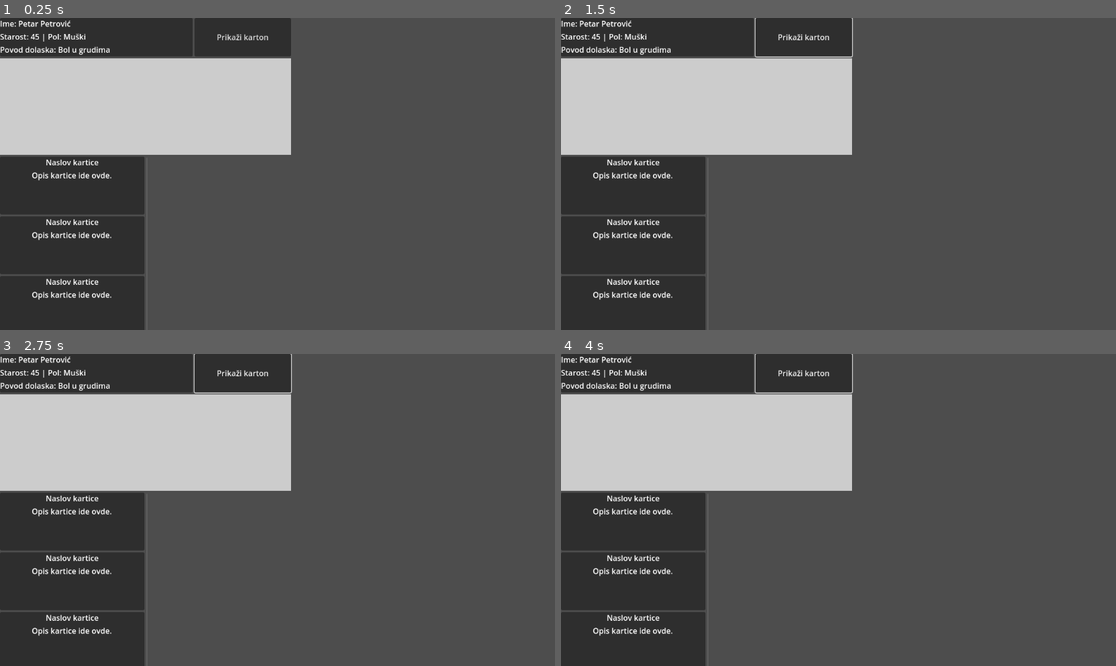
Above: before the commit, frames 1-4 (two rows, left to right).
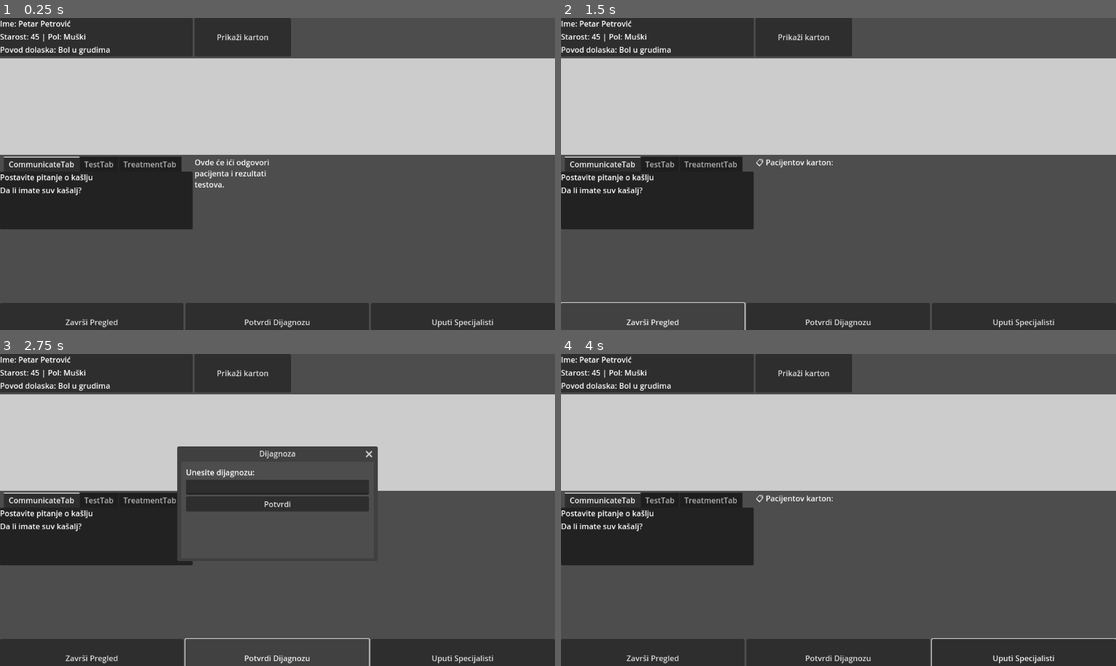
Above: after the commit, the same moments.

Repository: HugeLemur/doctor-card-game
Game: Godot game, scene res://scenes/game.tscn
Two runs of this game, one before a commit and one after it. Both use one fixed random seed, a clock stepped at 60 frames per second and the inputs below.
Inputs (mouse positions are in pixels of both pictures, inside the frame that each line leads up to):
- Up to frame 1 (0.25 s): no input
- Up to frame 2 (1.5 s): click "Prikaži karton" at 0.5 s; click (655, 323) at 1.25 s, where only the run after the commit has a clickable "Završi Pregled"
- Up to frame 3 (2.75 s): click (277, 659) at 2 s, where only the run after the commit has a clickable "Potvrdi Dijagnozu"
- Up to frame 4 (4 s): click (1021, 659) at 2.75 s, where only the run after the commit has a clickable "Uputi Specijalisti"; click (838, 503) at 3.5 s, where only the run after the commit has a clickable "Potvrdi"

The runs differ from the first frame. In frame 1, 30% of the frame differs, in the area x 0-100%, y 12-100%; in frame 2, 30%; in frame 3, 30%; in frame 4, 30%.

Commit message:
Dodate izmene: fiksiran layout, popup, gameplay loop

Diff:
--- a/scenes/backup/Game.tscn
+++ /dev/null
@@ -1,61 +0,0 @@
-[gd_scene load_steps=2 format=3 uid="uid://7xxcbpb606ei"]
-
-[ext_resource type="Script" uid="uid://bvfpfcp5xhl3s" path="res://scripts/game.gd" id="1"]
-
-[node name="Game" type="Control"]
-layout_mode = 3
-anchors_preset = 0
-script = ExtResource("1")
-
-[node name="MarginContainer" type="MarginContainer" parent="."]
-layout_mode = 0
-anchor_right = 1.0
-anchor_bottom = 1.0
-
-[node name="VBoxContainer" type="VBoxContainer" parent="MarginContainer"]
-layout_mode = 2
-
-[node name="TopBar" type="HBoxContainer" parent="MarginContainer/VBoxContainer"]
-custom_minimum_size = Vector2(0, 80)
-layout_mode = 2
-
-[node name="PatientInfoPanel" type="PanelContainer" parent="MarginContainer/VBoxContainer/TopBar"]
-layout_mode = 2
-
-[node name="MedicalRecordButton" type="Button" parent="MarginContainer/VBoxContainer/TopBar"]
-custom_minimum_size = Vector2(200, 80)
-layout_mode = 2
-text = "Prikaži karton"
-
-[node name="PatientPortrait" type="ColorRect" parent="MarginContainer/VBoxContainer"]
-custom_minimum_size = Vector2(0, 200)
-layout_mode = 2
-color = Color(0.8, 0.8, 0.8, 1)
-
-[node name="MainArea" type="HBoxContainer" parent="MarginContainer/VBoxContainer"]
-custom_minimum_size = Vector2(0, 400)
-layout_mode = 2
-
-[node name="CardZone" type="VBoxContainer" parent="MarginContainer/VBoxContainer/MainArea"]
-custom_minimum_size = Vector2(300, 0)
-layout_mode = 2
-
-[node name="ResponsePanel" type="RichTextLabel" parent="MarginContainer/VBoxContainer/MainArea"]
-layout_mode = 2
-text = "Ovde će ići odgovori pacijenta i rezultati testova."
-
-[node name="ActionBar" type="HBoxContainer" parent="MarginContainer/VBoxContainer"]
-custom_minimum_size = Vector2(0, 80)
-layout_mode = 2
-
-[node name="EndTurnButton" type="Button" parent="MarginContainer/VBoxContainer/ActionBar"]
-layout_mode = 2
-text = "Završi Pregled"
-
-[node name="ConfirmDiagnosisButton" type="Button" parent="MarginContainer/VBoxContainer/ActionBar"]
-layout_mode = 2
-text = "Potvrdi Dijagnozu"
-
-[node name="ReferButton" type="Button" parent="MarginContainer/VBoxContainer/ActionBar"]
-layout_mode = 2
-text = "Uputi Specijalisti"
--- a/scenes/card.tscn
+++ b/scenes/card.tscn
@@ -13,15 +13,6 @@
 
 [node name="Title" type="Label" parent="VBoxContainer"]
 layout_mode = 2
-size_flags_horizontal = 3
-text = "Naslov kartice"
-horizontal_alignment = 1
-autowrap_mode = 1
 
 [node name="Description" type="Label" parent="VBoxContainer"]
 layout_mode = 2
-size_flags_horizontal = 3
-text = "Opis kartice ide ovde."
-horizontal_alignment = 1
-vertical_alignment = 1
-autowrap_mode = 1
--- a/scenes/game.tscn
+++ b/scenes/game.tscn
@@ -1,11 +1,16 @@
-[gd_scene load_steps=3 format=3 uid="uid://7xxcbpb606ei"]
+[gd_scene load_steps=3 format=3 uid="uid://dhds4chkq3m44"]
 
 [ext_resource type="Script" uid="uid://bvfpfcp5xhl3s" path="res://scripts/game.gd" id="1"]
 [ext_resource type="PackedScene" uid="uid://dvbyvnbli2xio" path="res://scenes/PatientInfoPanel.tscn" id="2"]
 
 [node name="Game" type="Control"]
+custom_minimum_size = Vector2(0, 9.485)
 layout_mode = 3
-anchors_preset = 0
+anchor_right = 1.0
+anchor_bottom = 1.068
+offset_bottom = -0.0640259
+size_flags_horizontal = 3
+size_flags_vertical = 3
 script = ExtResource("1")
 
 [node name="MarginContainer" type="MarginContainer" parent="."]
@@ -34,14 +39,33 @@
 color = Color(0.8, 0.8, 0.8, 1)
 
 [node name="MainArea" type="HBoxContainer" parent="MarginContainer/VBoxContainer"]
-custom_minimum_size = Vector2(0, 400)
+custom_minimum_size = Vector2(0, 300)
 layout_mode = 2
 
 [node name="CardZone" type="VBoxContainer" parent="MarginContainer/VBoxContainer/MainArea"]
-custom_minimum_size = Vector2(300, 0)
+custom_minimum_size = Vector2(400, 0)
 layout_mode = 2
 
+[node name="TabContainer" type="TabContainer" parent="MarginContainer/VBoxContainer/MainArea/CardZone"]
+layout_mode = 2
+current_tab = 0
+
+[node name="CommunicateTab" type="VBoxContainer" parent="MarginContainer/VBoxContainer/MainArea/CardZone/TabContainer"]
+layout_mode = 2
+metadata/_tab_index = 0
+
+[node name="TestTab" type="VBoxContainer" parent="MarginContainer/VBoxContainer/MainArea/CardZone/TabContainer"]
+visible = false
+layout_mode = 2
+metadata/_tab_index = 1
+
+[node name="TreatmentTab" type="VBoxContainer" parent="MarginContainer/VBoxContainer/MainArea/CardZone/TabContainer"]
+visible = false
+layout_mode = 2
+metadata/_tab_index = 2
+
 [node name="ResponsePanel" type="RichTextLabel" parent="MarginContainer/VBoxContainer/MainArea"]
+custom_minimum_size = Vector2(200, 0)
 layout_mode = 2
 text = "Ovde će ići odgovori pacijenta i rezultati testova."
 
@@ -51,12 +75,43 @@
 
 [node name="EndTurnButton" type="Button" parent="MarginContainer/VBoxContainer/ActionBar"]
 layout_mode = 2
+size_flags_horizontal = 3
 text = "Završi Pregled"
 
 [node name="ConfirmDiagnosisButton" type="Button" parent="MarginContainer/VBoxContainer/ActionBar"]
 layout_mode = 2
+size_flags_horizontal = 3
 text = "Potvrdi Dijagnozu"
 
 [node name="ReferButton" type="Button" parent="MarginContainer/VBoxContainer/ActionBar"]
 layout_mode = 2
+size_flags_horizontal = 3
 text = "Uputi Specijalisti"
+
+[node name="DiagnosisPopup" type="Window" parent="MarginContainer/VBoxContainer"]
+title = "Dijagnoza"
+size = Vector2i(400, 200)
+visible = false
+
+[node name="PopupMargin" type="MarginContainer" parent="MarginContainer/VBoxContainer/DiagnosisPopup"]
+anchors_preset = 15
+anchor_right = 1.0
+anchor_bottom = 1.0
+offset_left = 10.0
+offset_top = 10.0
+offset_right = -10.0
+offset_bottom = -10.0
+
+[node name="VBoxContainer" type="VBoxContainer" parent="MarginContainer/VBoxContainer/DiagnosisPopup/PopupMargin"]
+layout_mode = 2
+
+[node name="Label" type="Label" parent="MarginContainer/VBoxContainer/DiagnosisPopup/PopupMargin/VBoxContainer"]
+layout_mode = 2
+text = "Unesite dijagnozu:"
+
+[node name="DiagnosisLineEdit" type="LineEdit" parent="MarginContainer/VBoxContainer/DiagnosisPopup/PopupMargin/VBoxContainer"]
+layout_mode = 2
+
+[node name="DiagnosisConfirmButton" type="Button" parent="MarginContainer/VBoxContainer/DiagnosisPopup/PopupMargin/VBoxContainer"]
+layout_mode = 2
+text = "Potvrdi"
--- a/scripts/card.gd
+++ b/scripts/card.gd
@@ -1,4 +1,7 @@
 extends Panel
+
+signal card_clicked(data)
+signal card_activated(data) # Novi signal za dupli klik
 
 var card_data: Dictionary
 
@@ -8,12 +11,19 @@
 func setup(data: Dictionary):
 	card_data = data
 
-	if title_label == null:
+	if title_label:
+		title_label.text = data.get("name", "Nepoznata kartica")
+	else:
 		push_error("❌ title_label je null – proveri VBoxContainer/Title!")
+
+	if description_label:
+		description_label.text = data.get("description", "")
 	else:
-		title_label.text = data.get("name", "Nepoznata kartica")
+		push_error("❌ description_label je null – proveri VBoxContainer/Description!")
 
-	if description_label == null:
-		push_error("❌ description_label je null – proveri VBoxContainer/Description!")
-	else:
-		description_label.text = data.get("description", "")
+func _gui_input(event):
+	if event is InputEventMouseButton and event.pressed and event.button_index == MOUSE_BUTTON_LEFT:
+		if event.double_click:
+			emit_signal("card_activated", card_data)
+		else:
+			emit_signal("card_clicked", card_data)
--- a/scripts/game.gd
+++ b/scripts/game.gd
@@ -1,41 +1,164 @@
 extends Control
 
+# --- UI Node References ---
 @onready var patient_info_panel = $MarginContainer/VBoxContainer/TopBar/PatientInfoPanel
 @onready var record_button = $MarginContainer/VBoxContainer/TopBar/MedicalRecordButton
-@onready var card_zone = $MarginContainer/VBoxContainer/MainArea/CardZone
+@onready var card_zone_tabs = $MarginContainer/VBoxContainer/MainArea/CardZone/TabContainer
+@onready var communicate_tab = card_zone_tabs.get_node("CommunicateTab")
+@onready var test_tab = card_zone_tabs.get_node("TestTab")
+@onready var treatment_tab = card_zone_tabs.get_node("TreatmentTab")
 @onready var response_panel = $MarginContainer/VBoxContainer/MainArea/ResponsePanel
 @onready var end_turn_button = $MarginContainer/VBoxContainer/ActionBar/EndTurnButton
 @onready var confirm_diagnosis_button = $MarginContainer/VBoxContainer/ActionBar/ConfirmDiagnosisButton
 @onready var refer_button = $MarginContainer/VBoxContainer/ActionBar/ReferButton
+@onready var diagnosis_popup = $MarginContainer/VBoxContainer/DiagnosisPopup
+@onready var diagnosis_line_edit = $MarginContainer/VBoxContainer/DiagnosisPopup/PopupMargin/VBoxContainer/DiagnosisLineEdit
+@onready var diagnosis_confirm_button = $MarginContainer/VBoxContainer/DiagnosisPopup/PopupMargin/VBoxContainer/DiagnosisConfirmButton
 
+# --- Gameplay Variables ---
+var selected_card: Control = null
+var medical_record: Array = []
+
+# --- Game Lifecycle ---
 func _ready():
 	print("🎮 Game scene loaded and ready!")
+
+	confirm_diagnosis_button.pressed.connect(_on_confirm_diagnosis_pressed)
+	diagnosis_confirm_button.pressed.connect(_on_diagnosis_confirmed)
+	record_button.pressed.connect(show_medical_record)
 
 	if patient_info_panel.has_method("set_patient_info"):
 		patient_info_panel.set_patient_info("Petar Petrović", 45, "Muški", "Bol u grudima")
 	else:
 		push_error("❌ PatientInfoPanel nema funkciju 'set_patient_info'")
 
+	# Dodavanje testnih kartica
 	add_card_to_zone({
-		"name": "Postavite pitanje o bolu",
-		"description": "Da li imate bol u grudima?",
-		"type": "question"
+		"name": "Postavite pitanje o kašlju",
+		"description": "Da li imate suv kašalj?",
+		"type": "communicate"
 	})
 
 	add_card_to_zone({
-		"name": "Uradite EKG",
-		"description": "Proverava srčanu aktivnost pacijenta.",
+		"name": "Uradite krvnu sliku",
+		"description": "Proverava osnovne parametre u krvi.",
 		"type": "test"
 	})
 
 	add_card_to_zone({
-		"name": "Prepišite paracetamol",
-		"description": "Standardni tretman za temperaturu i bol.",
+		"name": "Prepišite antibiotik",
+		"description": "Tretman za bakterijske infekcije.",
 		"type": "treatment"
 	})
 
+# --- Card Management ---
 func add_card_to_zone(data: Dictionary) -> void:
 	var card_scene = preload("res://scenes/Card.tscn")
 	var card = card_scene.instantiate()
+
+	match data.get("type", ""):
+		"communicate":
+			communicate_tab.add_child(card)
+		"test":
+			test_tab.add_child(card)
+		"treatment":
+			treatment_tab.add_child(card)
+		_:
+			print("⚠️ Nepoznat tip kartice:", data)
+
 	card.setup(data)
-	card_zone.add_child(card)
+
+	card.connect("card_clicked", Callable(self, "_on_card_clicked").bind(card))
+	card.connect("card_activated", Callable(self, "_on_card_activated").bind(card))
+
+# --- Card Interaction ---
+func _on_card_clicked(data: Dictionary, card: Control) -> void:
+	print("🖱️ Kliknuta kartica:", data)
+
+	if selected_card and selected_card.is_inside_tree():
+		selected_card.modulate = Color(1, 1, 1)
+
+	selected_card = card
+	if selected_card:
+		selected_card.modulate = Color(0.7, 0.85, 1.0)
+
+func _on_card_activated(data: Dictionary, card: Control) -> void:
+	print("⚡ Duplo kliknuta kartica:", data)
+
+	match data.get("type", ""):
+		"communicate":
+			print("💬 Postavljamo pitanje pacijentu:", data.get("name"))
+			_ask_patient(data.get("name"))
+
+		"test":
+			print("🧪 Pokrećemo test:", data.get("name"))
+			_run_test(data.get("name"))
+
+		"treatment":
+			print("💊 Primena terapije:", data.get("name"))
+
+			medical_record.append("Terapija: \"" + data.get("name") + "\" primenjena.")
+
+			if card and card.is_inside_tree():
+				card.queue_free()
+
+	if selected_card == card:
+		selected_card = null
+
+func _run_test(test_name: String) -> void:
+	var rng = RandomNumberGenerator.new()
+	rng.randomize()
+
+	var roll = rng.randi_range(1, 100)
+	var result: String
+
+	if roll <= 70:
+		result = "normalan"
+		response_panel.push_color(Color(0, 0.6, 0))
+		response_panel.append_text("✅ Test \"" + test_name + "\" pokazuje normalne rezultate.\n\n")
+	else:
+		result = "abnormalan"
+		response_panel.push_color(Color(0.8, 0, 0))
+		response_panel.append_text("⚠️ Test \"" + test_name + "\" pokazuje abnormalnosti!\n\n")
+
+	response_panel.pop()
+
+	medical_record.append("Test: \"" + test_name + "\" ➔ Rezultat: " + result)
+
+func _ask_patient(question: String) -> void:
+	var rng = RandomNumberGenerator.new()
+	rng.randomize()
+
+	var answer: String
+	var roll = rng.randi_range(1, 100)
+
+	if roll <= 50:
+		answer = "DA"
+	else:
+		answer = "NE"
+
+	response_panel.push_color(Color(0.2, 0.4, 0.8))
+	response_panel.append_text("💬 Na pitanje \"" + question + "\": ✅ Pacijent odgovara: " + answer + "\n\n")
+	response_panel.pop()
+
+	medical_record.append("Pitanje: \"" + question + "\" ➔ Odgovor pacijenta: " + answer)
+
+func show_medical_record():
+	var record_text = "📋 Pacijentov karton:\n\n"
+	for entry in medical_record:
+		record_text += "- " + entry + "\n"
+
+	response_panel.clear()
+	response_panel.append_text(record_text)
+
+func _on_confirm_diagnosis_pressed() -> void:
+	diagnosis_line_edit.text = ""
+	diagnosis_popup.popup_centered()
+
+func _on_diagnosis_confirmed() -> void:
+	var entered_diagnosis = diagnosis_line_edit.text.strip_edges()
+	if entered_diagnosis != "":
+		medical_record.append("📋 Postavljena dijagnoza: " + entered_diagnosis)
+		response_panel.clear()
+		response_panel.append_text("✅ Dijagnoza \"" + entered_diagnosis + "\" je zabeležena u karton.\n")
+	diagnosis_popup.hide()
